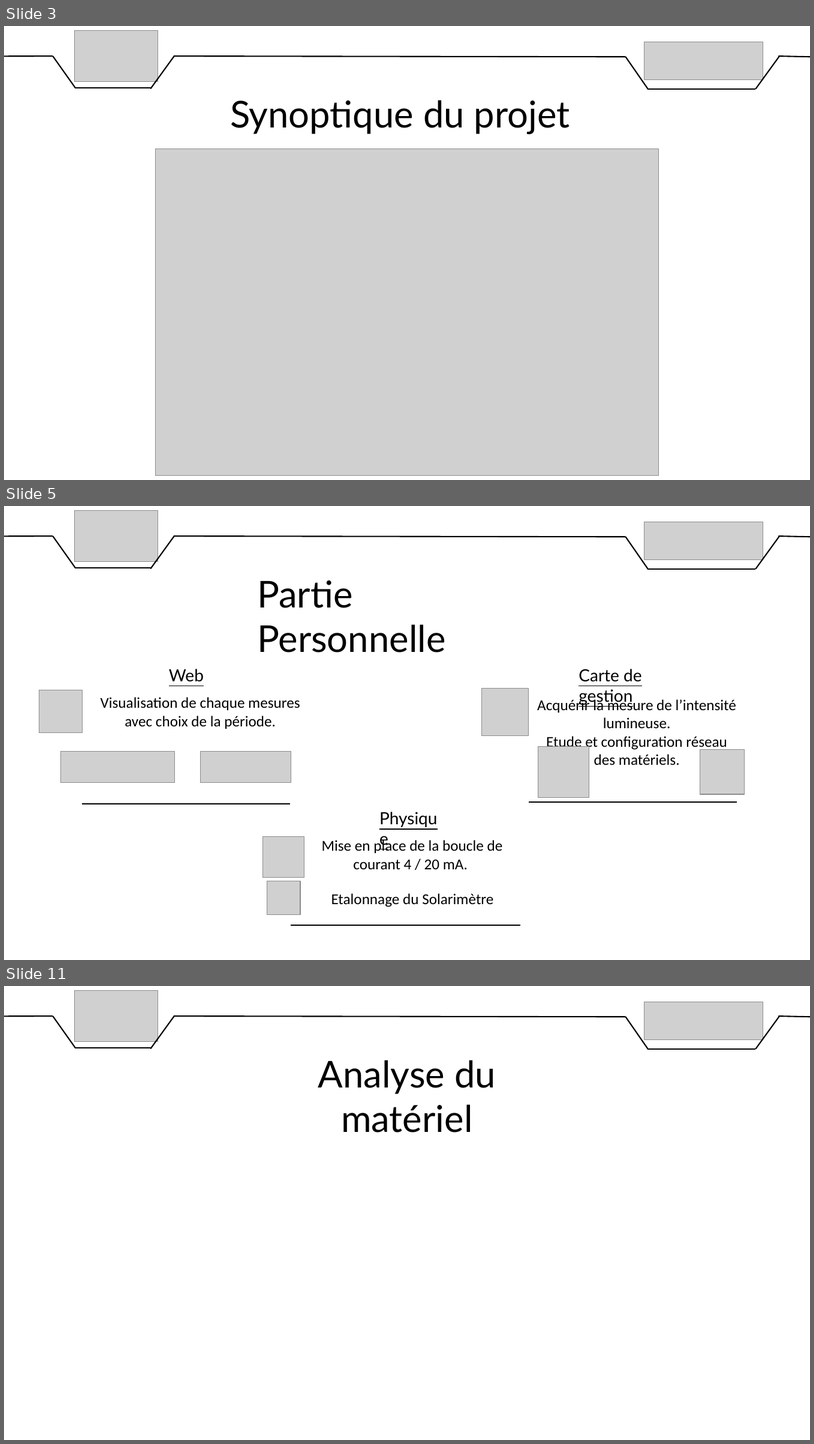
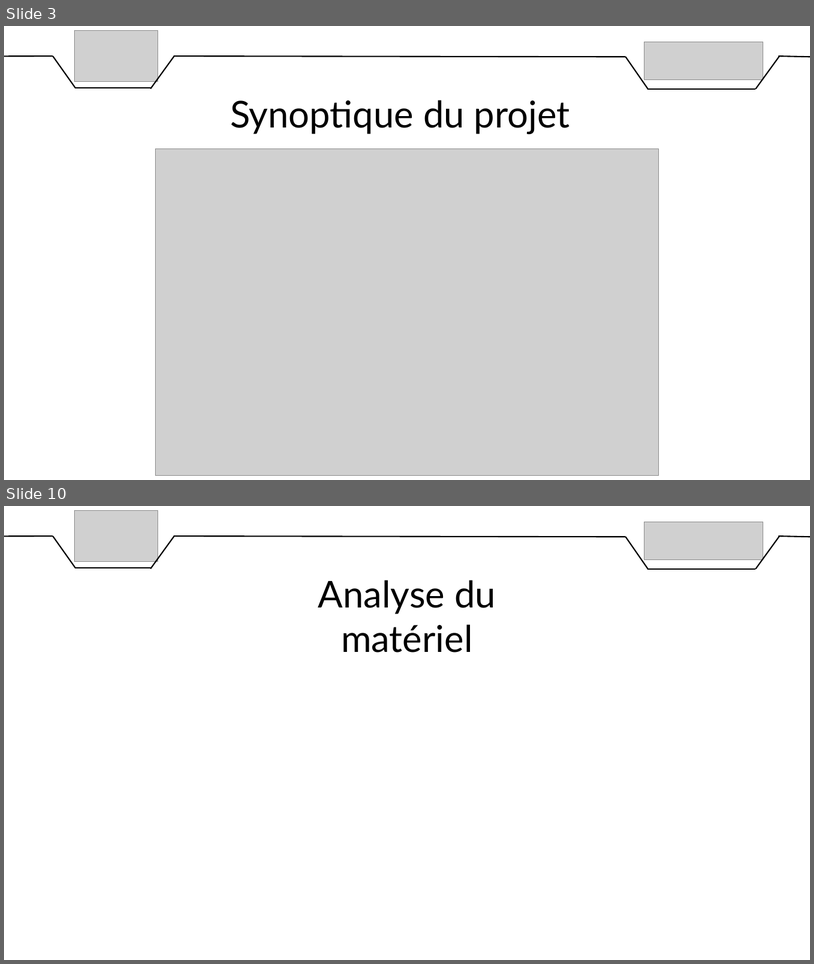
Before and after one commit to DylanChe/SupervisionSerre, a slide deck: oral_projet/revue_2/diaporama_revue_2_willy.pptx. Shown one above the other, each under a label of ours: slides 3, 5 and 11 before the commit, slides 3 and 10 after it; the slides between them are not shown. The pictures are 814x1444 and 814x964 pixels, drawn with LibreOffice and Linux fonts; fonts in the diff are those of the drawing; grey boxes stand for pictures. Boxes give left, top, right and bottom in pixels: in the first picture for what was removed or moved away, otherwise in the second. Text is boxed around its words. In the diff, an @@ line names an element or a change of style, - is before the commit and + after.

```diff
--- a/oral_projet/revue_2/diaporama_revue_2_willy.pptx
+++ b/oral_projet/revue_2/diaporama_revue_2_willy.pptx
@@ slide 5 removed at bbox=[4, 506, 810, 960], background #FFFFFF @@
@@ picture removed at bbox=[75, 510, 158, 562] @@
@@ picture removed at bbox=[645, 522, 764, 559] @@
@@ line removed from (4, 536) to (53, 536) @@
@@ line removed from (53, 536) to (75, 568) @@
@@ line removed from (174, 535) to (150, 569) @@
@@ line removed from (174, 536) to (626, 537) @@
@@ line removed from (626, 537) to (649, 570) @@
@@ line removed from (780, 535) to (756, 569) @@
@@ line removed from (779, 536) to (810, 537) @@
@@ line removed from (75, 568) to (152, 568) @@
@@ line removed from (649, 569) to (756, 569) @@
@@ text removed at bbox=[257, 580, 446, 652] @@
-Partie Personnelle
@@ text removed at bbox=[169, 669, 204, 682] @@
-Web
@@ text removed at bbox=[579, 669, 642, 705] @@
-Carte de gestion
@@ picture removed at bbox=[39, 690, 82, 733] @@
@@ text removed at bbox=[101, 697, 300, 729] @@
-Visualisation de chaque mesures avec choix de la période.
@@ picture removed at bbox=[482, 688, 529, 735] @@
@@ text removed at bbox=[537, 698, 737, 765] @@
-Acquérir la mesure de l’intensité lumineuse.
-Etude et configuration réseau des matériels.
@@ picture removed at bbox=[61, 751, 175, 782] @@
@@ picture removed at bbox=[201, 751, 291, 782] @@
@@ picture removed at bbox=[538, 746, 589, 797] @@
@@ picture removed at bbox=[700, 749, 745, 794] @@
@@ line removed from (82, 804) to (290, 804) @@
@@ text removed at bbox=[374, 805, 451, 831] @@
-Physique
@@ line removed from (529, 802) to (737, 802) @@
@@ picture removed at bbox=[263, 837, 304, 877] @@
@@ text removed at bbox=[353, 840, 503, 870] @@
-Mise en place de la boucle de courant 4 / 20 mA.
@@ picture removed at bbox=[267, 881, 301, 915] @@
@@ text removed at bbox=[332, 893, 494, 907] @@
-Etalonnage du Solarimètre
@@ line removed from (291, 925) to (521, 925) @@
@@ what was slide 11 is now slide 10 @@
```
Also in this commit, not shown: 6 slides changed.
